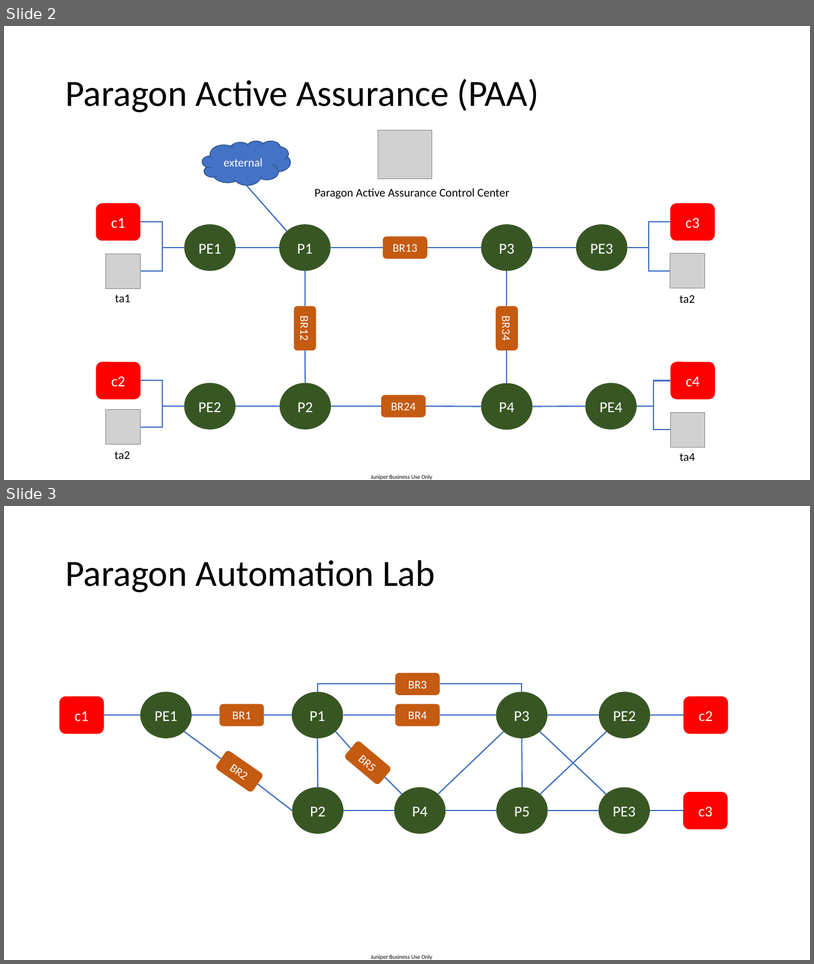
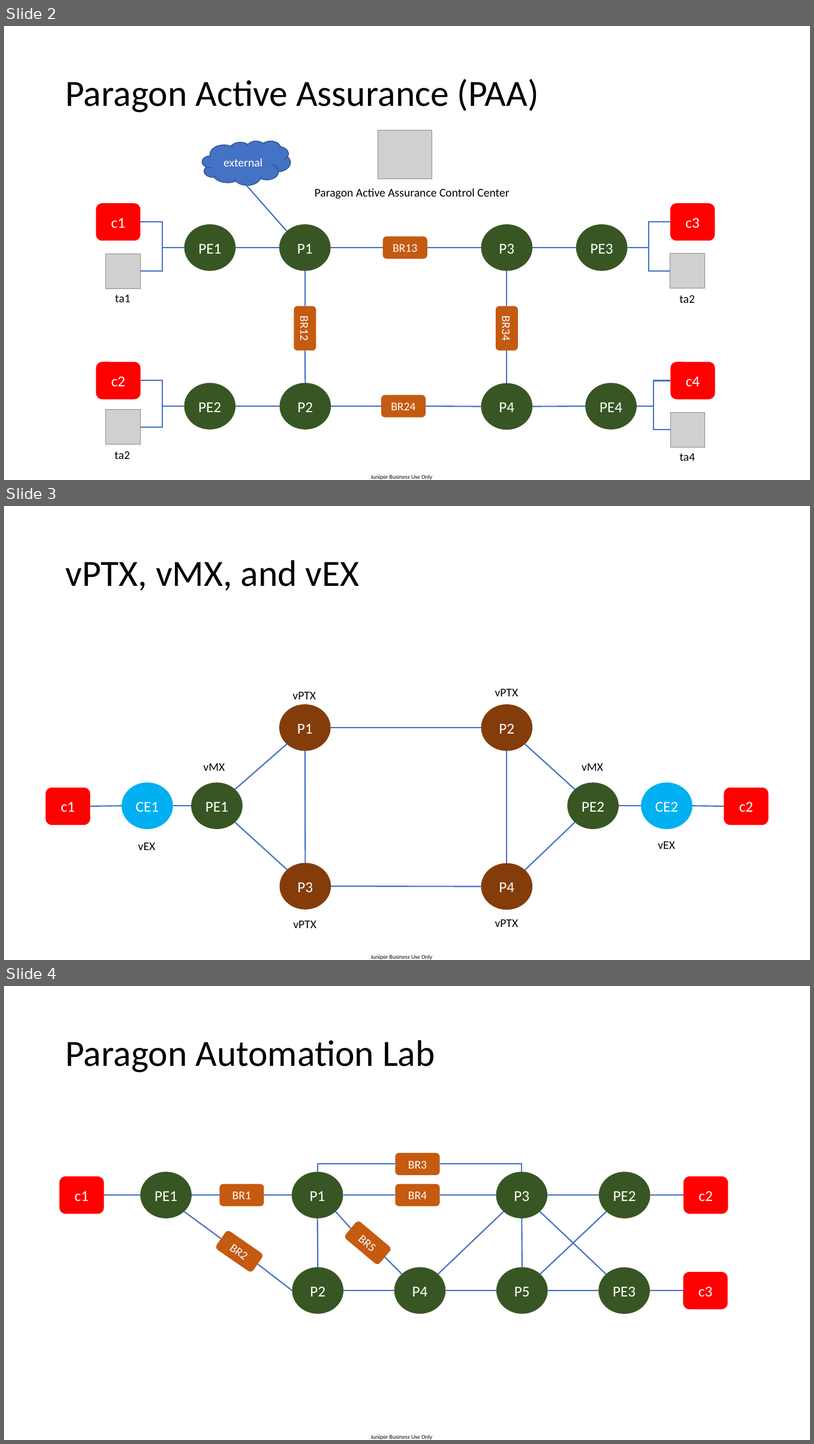
Before and after one commit to mabdelatty1987/vmm-v3-script, a slide deck: Lab/lab_topology.pptx. Shown one above the other, each under a label of ours: slides 2 and 3 before the commit, slides 2, 3 and 4 after it. The pictures are 814x964 and 814x1444 pixels, drawn with LibreOffice and Linux fonts; fonts in the diff are those of the drawing; grey boxes stand for pictures. Boxes give left, top, right and bottom in pixels: in the first picture for what was removed or moved away, otherwise in the second. Text is boxed around its words. In the diff, an @@ line names an element or a change of style, - is before the commit and + after.

```diff
--- a/Lab/lab_topology.pptx
+++ b/Lab/lab_topology.pptx
@@ slide 3 added at box(4, 506, 810, 960), background #FFFFFF; not listed: 1 template element that a slide beside it also shows @@
@@ title added at box(65, 560, 360, 591), 44 pt, text #000000 @@
+vPTX, vMX, and vEX
@@ text added at box(293, 691, 316, 699), 14 pt, text #000000 @@
+vPTX
@@ text added at box(495, 688, 519, 696), 14 pt, text #000000 @@
+vPTX
@@ ellipse added at box(279, 705, 330, 751), fill #843C0B, 18 pt, text #FFFFFF @@
+P1
@@ ellipse added at box(482, 705, 533, 751), fill #843C0B, 18 pt, text #FFFFFF @@
+P2
@@ line added from (482, 727) to (330, 727), #4472C4 1.5 pt @@
@@ line added from (235, 789) to (287, 744), #4472C4 1.5 pt @@
@@ line added from (305, 863) to (305, 751), #4472C4 1.5 pt @@
@@ line added from (507, 863) to (507, 751), #4472C4 1.5 pt @@
@@ line added from (525, 744) to (575, 789), #4472C4 1.5 pt @@
@@ text added at box(203, 763, 225, 771), 14 pt, text #000000 @@
+vMX
@@ text added at box(582, 763, 603, 771), 14 pt, text #000000 @@
+vMX
@@ rounded rectangle added at box(46, 787, 90, 825), fill #FF0000, 18 pt, text #FFFFFF @@
+c1
@@ ellipse added at box(122, 783, 173, 829), fill #00B0F0, 18 pt, text #FFFFFF @@
+CE1
@@ ellipse added at box(192, 783, 243, 829), fill #385723, 18 pt, text #FFFFFF @@
+PE1
@@ ellipse added at box(568, 783, 619, 829), fill #385723, 18 pt, text #FFFFFF @@
+PE2
@@ ellipse added at box(642, 783, 693, 829), fill #00B0F0, 18 pt, text #FFFFFF @@
+CE2
@@ rounded rectangle added at box(725, 787, 769, 825), fill #FF0000, 18 pt, text #FFFFFF @@
+c2
@@ line added from (90, 806) to (122, 805), #4472C4 1.5 pt @@
@@ line added from (173, 805) to (192, 805), #4472C4 1.5 pt @@
@@ line added from (619, 805) to (642, 805), #4472C4 1.5 pt @@
@@ line added from (693, 805) to (725, 806), #4472C4 1.5 pt @@
@@ line added from (235, 822) to (287, 870), #4472C4 1.5 pt @@
@@ line added from (525, 870) to (575, 822), #4472C4 1.5 pt @@
@@ text added at box(138, 842, 156, 850), 14 pt, text #000000 @@
+vEX
@@ text added at box(658, 841, 675, 849), 14 pt, text #000000 @@
+vEX
@@ ellipse added at box(280, 863, 331, 910), fill #843C0B, 18 pt, text #FFFFFF @@
+P3
@@ ellipse added at box(482, 863, 533, 910), fill #843C0B, 18 pt, text #FFFFFF @@
+P4
@@ line added from (482, 886) to (331, 886), #4472C4 1.5 pt @@
@@ text added at box(495, 919, 519, 927), 14 pt, text #000000 @@
+vPTX
@@ text added at box(293, 920, 317, 928), 14 pt, text #000000 @@
+vPTX
@@ what was slide 3 is now slide 4 @@
```
Also in this commit, not shown: 4 other files.
